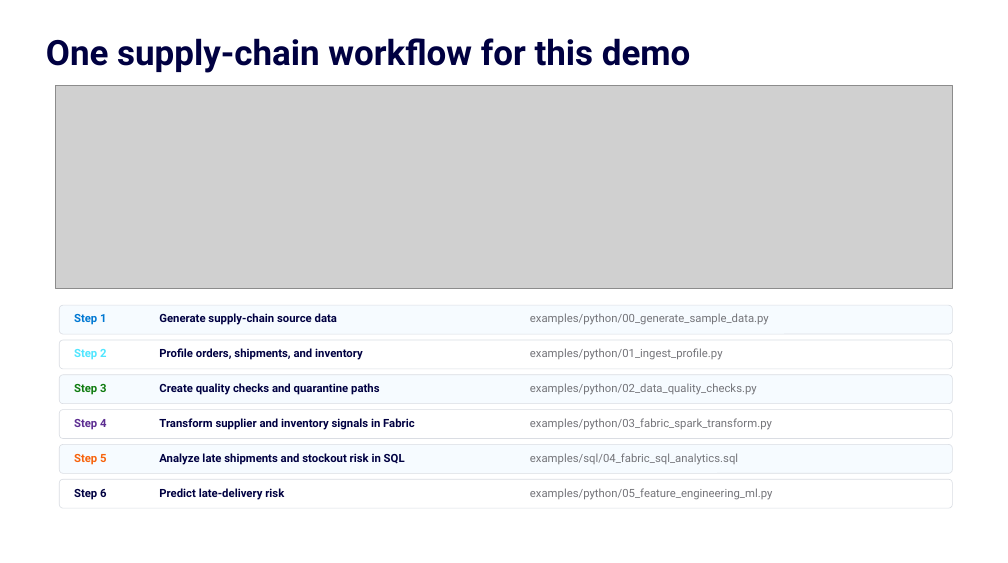
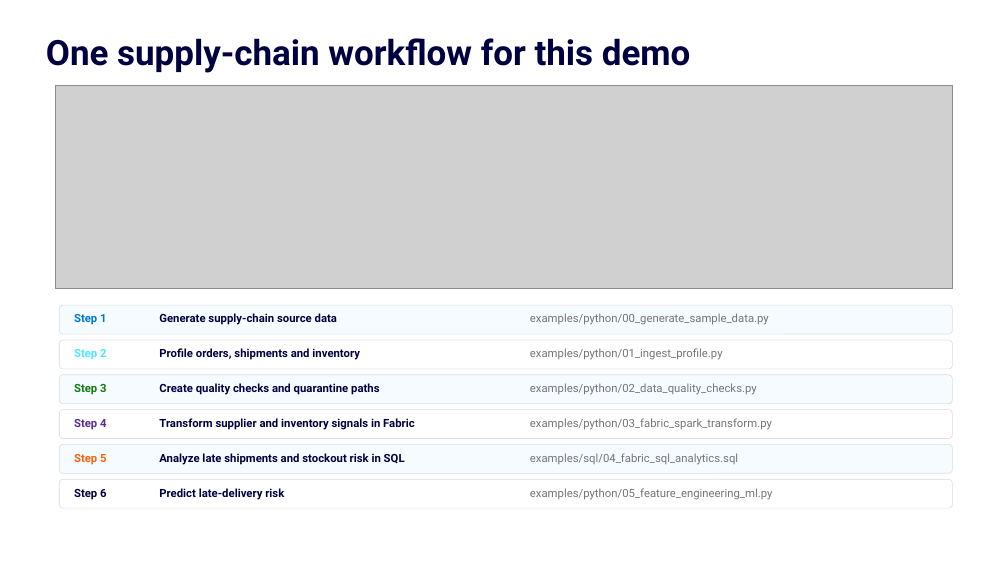
Before and after one commit to jordanbean-msft/github-copilot-for-data-professionals, a slide deck: slide 3 of deck/github-copilot-for-data-professionals.pptx. Drawn at 1008x563 pixels with LibreOffice and Linux fonts; fonts in the diff are those of the drawing; grey boxes stand for pictures; background and template pictures are left out. Boxes give left, top, right and bottom in pixels: in the first picture for what was removed or moved away, otherwise in the second. Text is boxed around its words. In the diff, an @@ line names an element or a change of style, - is before the commit and + after.

```diff
--- a/deck/github-copilot-for-data-professionals.pptx
+++ b/deck/github-copilot-for-data-professionals.pptx
@@ text at (x1=159, y1=348, x2=360, y2=360): text changed @@
-Profile orders, shipments, and inventory
+Profile orders, shipments and inventory
```
Also in this commit, not shown: 10 other slides changed, 4 other files.
